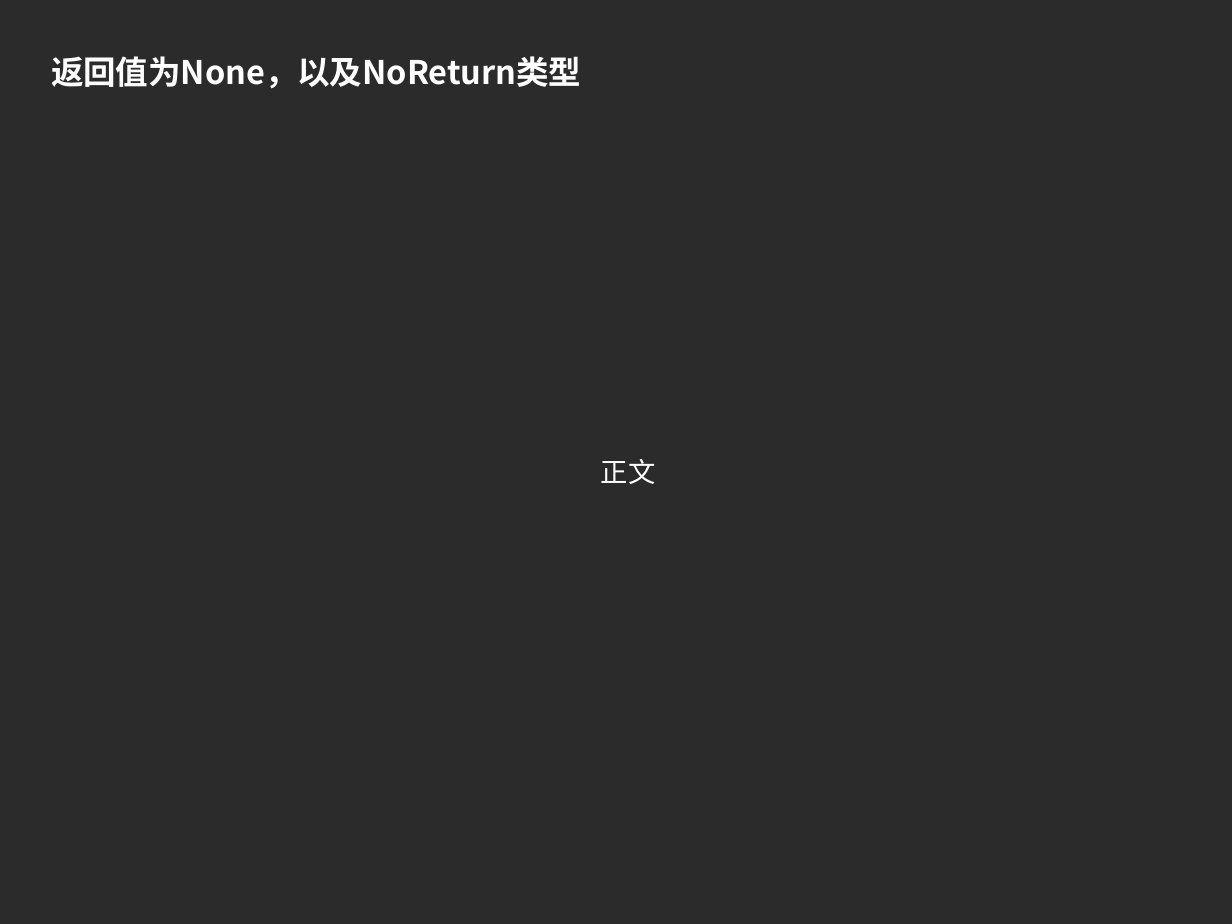
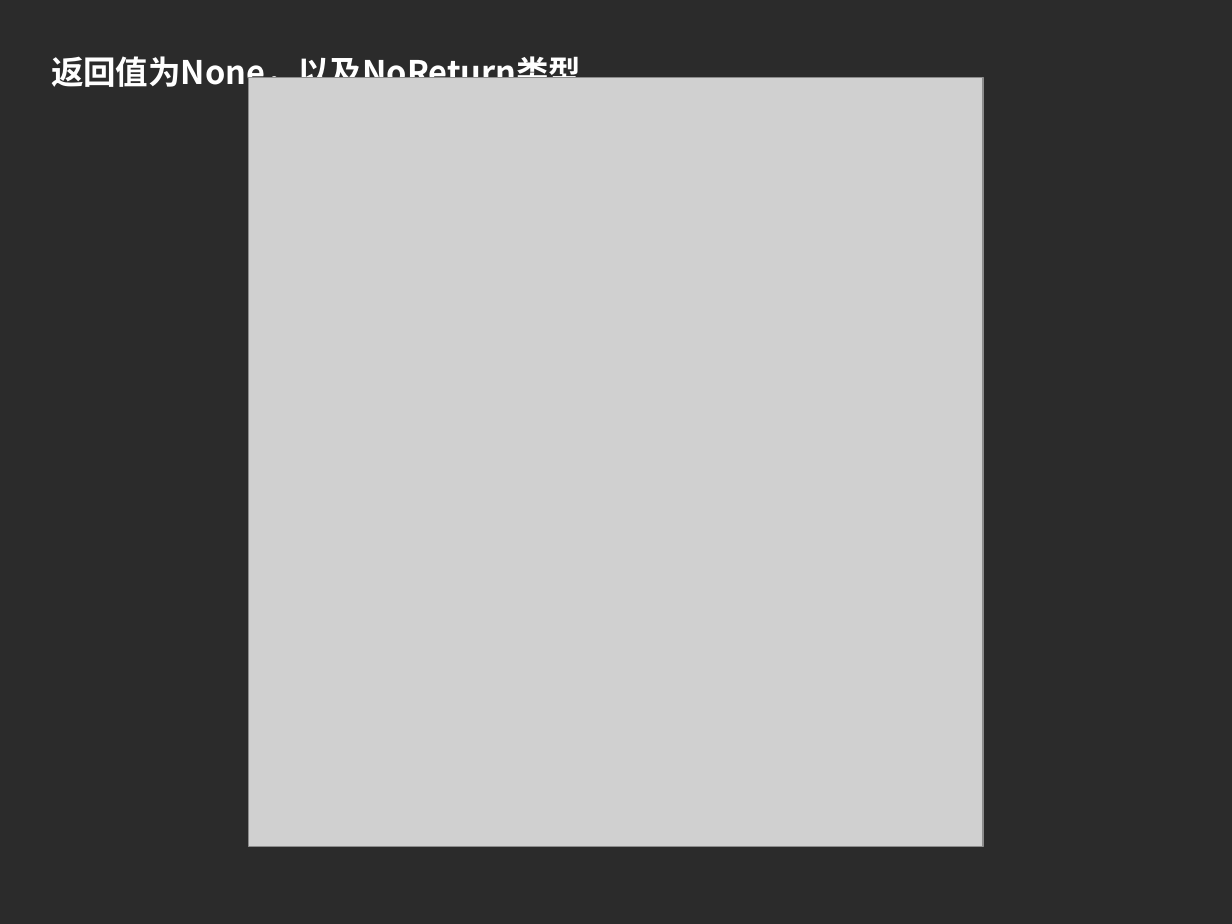
Before and after one commit to imlyzh/pycon, a slide deck: slide 25 of 静态类型的Python.pptx (slide 21 before the commit). Drawn at 1232x924 pixels with LibreOffice and Linux fonts; fonts in the diff are those of the drawing; grey boxes stand for pictures; background and template pictures are left out; a plain dark background stands for a picture behind light text. Boxes give left, top, right and bottom in pixels: in the first picture for what was removed or moved away, otherwise in the second. Text is boxed around its words. In the diff, an @@ line names an element or a change of style, - is before the commit and + after.

```diff
--- a/静态类型的Python.pptx
+++ b/静态类型的Python.pptx
@@ picture added at bbox=[249, 78, 983, 848] @@
@@ text removed at bbox=[601, 459, 656, 484] @@
-正文
```
Also in this commit, not shown: 6 other slides changed, 11 slides added, 3 slides removed, 6 other files.
